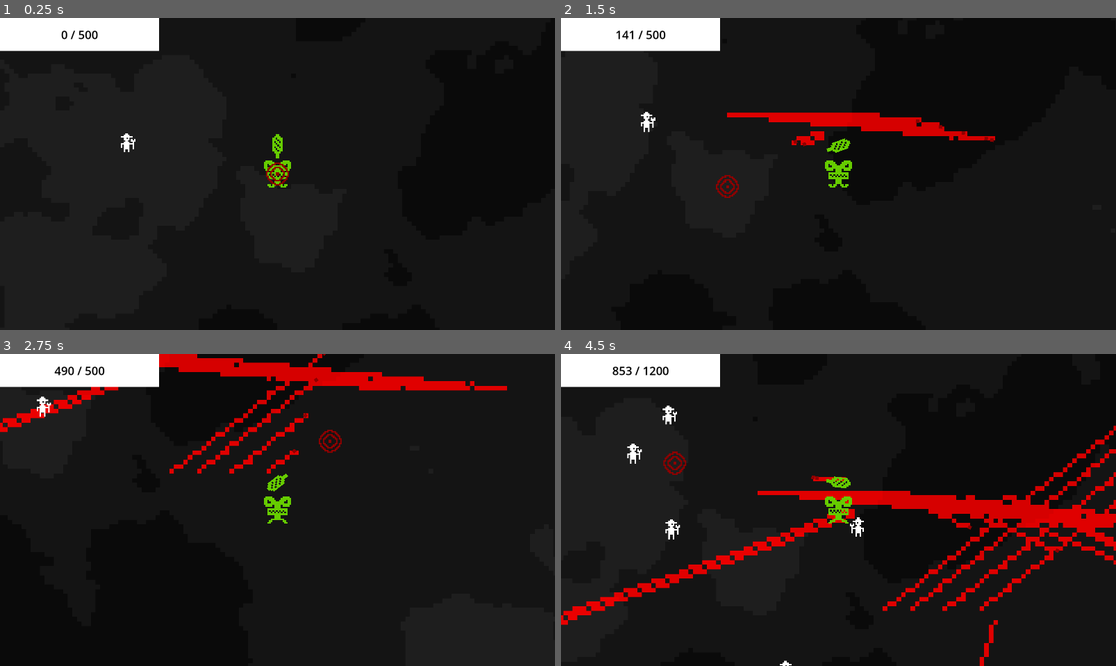
Above: before the commit, frames 1-4 (two rows, left to right).
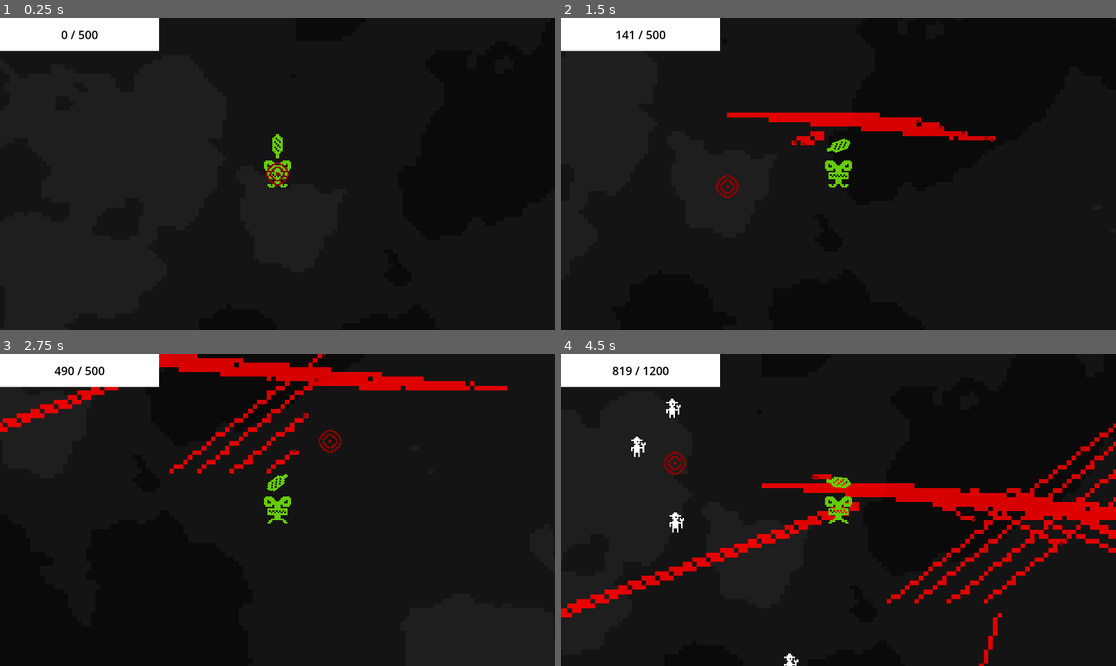
Above: after the commit, the same moments.

Repository: martindieck/color-contagion
Game: Godot game, scene res://Scenes/game.tscn
The game is run twice, just before and just after one commit, with the same random seed, the same clock (stepped at 60 frames per second) and the same inputs.
Inputs (mouse positions are in pixels of both pictures, inside the frame that each line leads up to):
- Up to frame 1 (0.25 s): no input
- Up to frame 2 (1.5 s): move the mouse to (960, 158) at 0.52 s; press the mouse at (960, 158) at 0.53 s; hold D (move_right) 0.53-1.28 s; move the mouse to (727, 189) at 1.27 s; release the mouse at (727, 189) at 1.28 s; hold Down (move_down) from 1.28 s (still down); click (727, 189) at 1.35 s
- Up to frame 3 (2.75 s): move the mouse to (333, 441) at 2.02 s; release Down (move_down) at 2.03 s; press the mouse at (333, 441) at 2.03 s; hold D (move_right) from 2.03 s (still down)
- Up to frame 4 (4.5 s): move the mouse to (810, 572) at 2.77 s; release D (move_right) at 2.78 s; release the mouse at (810, 572) at 2.78 s; hold W (move_up) 2.78-3.53 s; click (810, 572) at 2.85 s; move the mouse to (1005, 556) at 3.52 s; press the mouse at (1005, 556) at 3.53 s; hold A (move_left) from 3.53 s (still down); move the mouse to (672, 463) at 4.27 s; release the mouse at (672, 463) at 4.28 s; click (672, 463) at 4.35 s

The runs differ from the first frame. In frame 1, less than 0.1% of the frame differs, in the area x 21-25%, y 36-43%; in frame 2, less than 0.1%; in frame 3, less than 0.1%; in frame 4, 8.9%, in the area x 0-100%, y 4-100%.

Commit message:
Added Terrain Change Test
Not a fan, huge slow down in performance. Will look into creating chunks based on player position instead of loading everything

Diff:
--- a/Godot Project/Scenes/bullet.gd
+++ b/Godot Project/Scenes/bullet.gd
@@ -14,4 +14,4 @@
 	if travelled_distance > RANGE:
 		queue_free()
 
-	tilemap.change_tileset(position)
+	tilemap.change_tileset(position, true)
--- a/Godot Project/Scenes/farmer.gd
+++ b/Godot Project/Scenes/farmer.gd
@@ -1,6 +1,8 @@
 extends CharacterBody2D
 
 @onready var player = get_node("/root/Game/Player")
+@onready var tilemap = get_node("/root/Game/Terrain")
+
 const SPEED = 250
 
 func _ready():
@@ -14,3 +16,4 @@
 	if sign(direction.x) == 1:
 		$AnimatedSprite2D.flip_h = false
 	move_and_slide()
+	tilemap.change_tileset(position, false)
--- a/Godot Project/Scenes/game.gd
+++ b/Godot Project/Scenes/game.gd
@@ -37,11 +37,11 @@
 	for round in range(quotas.size()):
 		rounds[round + 1] = {"quota": quotas[round], "time": round_times[round]}
 
+func _on_spawn_timer_timeout():
+	spawn_mob()
+
 func spawn_mob():
 	var new_mob = preload("res://Scenes/farmer.tscn").instantiate()
 	spawner.progress_ratio = randf()
 	new_mob.global_position = spawner.global_position
 	add_child(new_mob)
-
-func _on_spawn_timer_timeout():
-	spawn_mob()
--- a/Godot Project/Scenes/game.tscn
+++ b/Godot Project/Scenes/game.tscn
@@ -1,10 +1,9 @@
-[gd_scene load_steps=6 format=3 uid="uid://dmofga5mq6sek"]
+[gd_scene load_steps=5 format=3 uid="uid://dmofga5mq6sek"]
 
 [ext_resource type="Script" path="res://Scenes/game.gd" id="1_7wtfc"]
 [ext_resource type="PackedScene" uid="uid://cgy1it1dunhmf" path="res://Scenes/player.tscn" id="1_pmetn"]
 [ext_resource type="PackedScene" uid="uid://jhqd3iimsw3n" path="res://Scenes/terrain.tscn" id="2_nehjj"]
 [ext_resource type="PackedScene" uid="uid://b6tc4n1l2v43j" path="res://Scenes/spawner.tscn" id="4_qr0un"]
-[ext_resource type="PackedScene" uid="uid://b8pwuug5bvw4u" path="res://Scenes/farmer.tscn" id="5_oy3mw"]
 
 [node name="Game" type="Node2D"]
 script = ExtResource("1_7wtfc")
@@ -52,8 +51,5 @@
 [node name="Spawner" parent="Player" instance=ExtResource("4_qr0un")]
 scale = Vector2(0.167, 0.167)
 
-[node name="Farmer" parent="." instance=ExtResource("5_oy3mw")]
-position = Vector2(377, 416)
-
 [connection signal="timeout" from="SpawnTimer" to="." method="_on_spawn_timer_timeout"]
 [connection signal="timeout" from="RoundTimer" to="." method="_on_round_timer_timeout"]
--- a/Godot Project/Scenes/terrain.gd
+++ b/Godot Project/Scenes/terrain.gd
@@ -10,16 +10,21 @@
 
 var tile_dict = {}
 
-func change_tileset(bullet_position):
+func change_tileset(bullet_position, condition):
 	var tile_pos = local_to_map(bullet_position)
 	var x_coord = tile_pos.x
 	var y_coord = tile_pos.y
 	var dict_key = str(Vector2(x_coord,y_coord))
-	if dict_key in tile_dict && tile_dict[dict_key]:
+	if dict_key in tile_dict:
+		var current_condition = tile_dict[dict_key]
+		if current_condition != condition && condition:
+			tile_dict[dict_key] = condition
+			Global.tile_count += 1
+		elif current_condition != condition && not condition:
+			tile_dict[dict_key] = condition
+			Global.tile_count -= 1
+	else:
 		pass
-	else:
-		tile_dict[dict_key] = true
-		Global.tile_count += 1
 
 func _process(delta):
 	generate_chunk(player.position)
@@ -31,12 +36,13 @@
 			var x_coord = tile_pos.x-width/2 + x
 			var y_coord = tile_pos.y - height/2 + y
 			var dict_key = str(Vector2(x_coord,y_coord))
+			var choice = tile_choice.get_noise_2d(x_coord, y_coord)*10
 			if dict_key in tile_dict:
 				if tile_dict[dict_key] == true:
-					var choice = tile_choice.get_noise_2d(x_coord, y_coord)*10
 					set_cell(0, Vector2i(x_coord, y_coord), 0, Vector2i(round((choice+10)/5), 1))
+				elif tile_dict[dict_key] == false:
+					set_cell(0, Vector2i(x_coord, y_coord), 0, Vector2i(round((choice+10)/5), 0))
 			else:
-				var choice = tile_choice.get_noise_2d(x_coord, y_coord)*10
 				set_cell(0, Vector2i(x_coord, y_coord), 0, Vector2i(round((choice+10)/5), 0))
 				tile_dict[dict_key] = false
 
